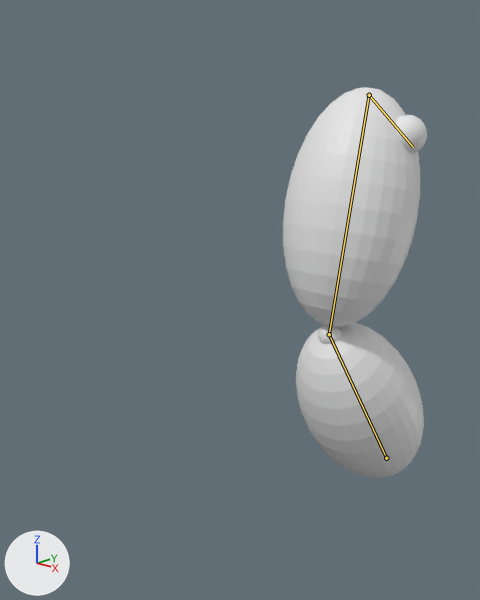
What one commit did to the Blender file 2boneRigUpdate.blend.
Both versions are drawn from a 50 mm camera at (5.68, -5.78, 4.34) aimed at (-1.02, 1.39, 1.55). The axes (+X, +Y, +Z) are drawn at lower left. The lights are the same throughout. Both versions are drawn at the pose saved in each file; the numbers are the values there. The bones that bend it are drawn over the model as lines.

The first picture shows 'J2', 'Sphere', 'Sphere.001', 'ball'.
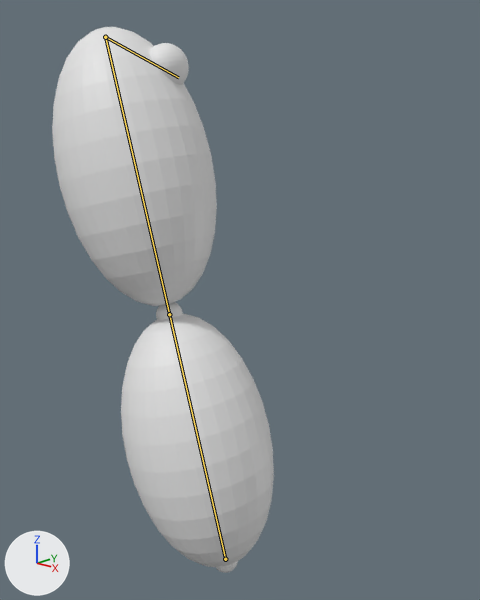
Location of each change, [x1, y1, x2, y2] in pixels of the pictures (480 x 600 px):
```json
{"object": "Sphere.001", "change": "posed", "before": [283, 87, 420, 327], "after": [52, 27, 217, 306], "on screen": "20% wider, 16% taller"}
{"object": "Sphere", "change": "posed", "before": [296, 323, 424, 478], "after": [121, 313, 274, 567], "on screen": "19% wider, 63% taller"}
{"object": "ball", "change": "posed", "before": [396, 115, 427, 154], "after": [150, 43, 189, 85]}
{"object": "J2", "change": "posed", "before": [318, 324, 341, 344], "after": [156, 302, 183, 320]}
{"object": "J1", "change": "posed", "after": [216, 561, 238, 573], "on screen": "not visible before"}
{"bone": "Bone", "before": "(386, 458) to (329, 334)", "after": "(225, 559) to (169, 314)"}
{"bone": "Bone.001", "before": "(329, 334) to (369, 95)", "after": "(169, 314) to (105, 37)"}
```

Edits to the scene script, one JSON object a line:
```json
{"block": "bone_bone", "where": "bone_bone = bpy.data.objects['Armature'].pose.bones['Bone']"}
{"op": "set", "path": "bone_bone.location", "old": "(0.0, -0.19, -4.36)", "new": "(0.0, 0.0, 0.0)"}
{"op": "set", "path": "bone_bone.rotation_quaternion", "old": "(0.955, 0.295, 0.0, 0.0)", "new": "(1.355, -0.005, 0.278, 0.174)", "note": "degrees (34, 0, 0) -> degrees (3, 23, 15)"}
{"block": "bone_bone_001", "where": "bone_bone_001 = bpy.data.objects['Armature'].pose.bones['Bone.001']  # child of 'Bone'"}
{"op": "set", "path": "bone_bone_001.rotation_quaternion", "old": "(0.917, -0.398, 0.0, 0.0)", "new": "(1.0, 0.0, 0.0, 0.0)", "note": "degrees (-47, 0, 0) -> degrees (0, 0, 0)"}
```
